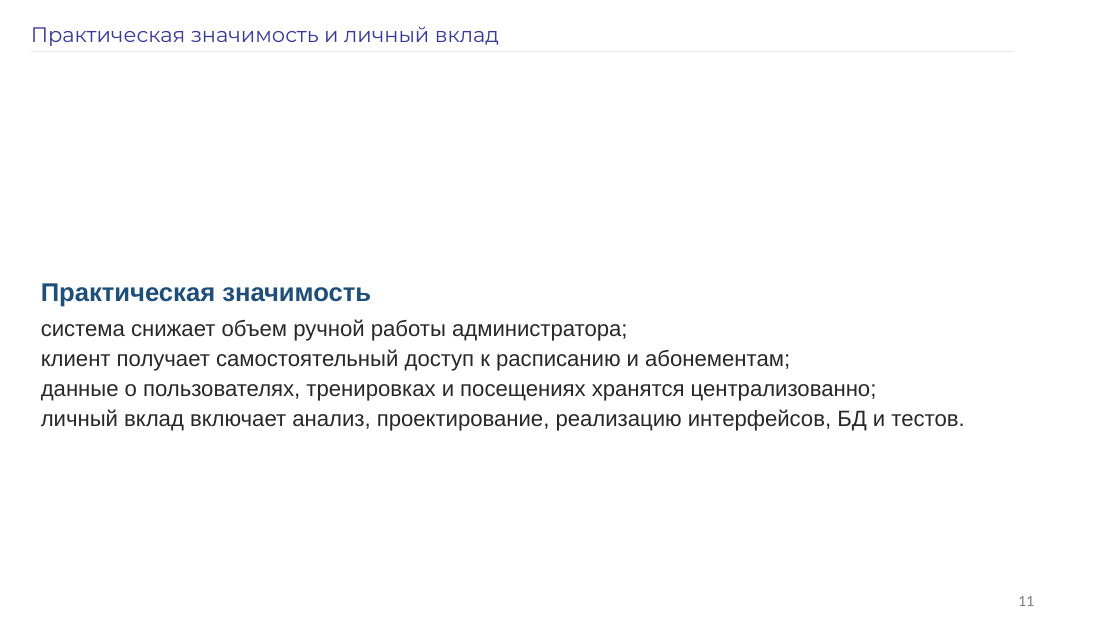
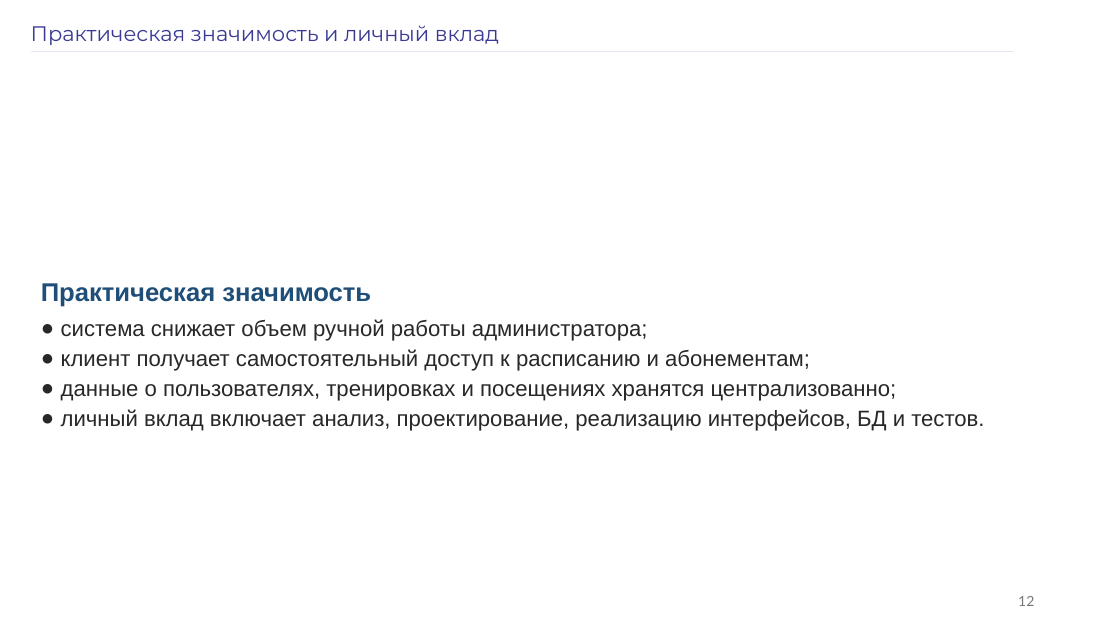
Before and after one commit to 9onin/fitness_gym_app, a slide deck: slide 12 of docs/Черников_Никита_презентация_ВКР_по_шаблону.pptx (slide 11 before the commit). Drawn at 1120x630 pixels with LibreOffice and Linux fonts; fonts in the diff are those of the drawing. Boxes give left, top, right and bottom in pixels: in the first picture for what was removed or moved away, otherwise in the second. Text is boxed around its words. In the diff, an @@ line names an element or a change of style, - is before the commit and + after.

```diff
--- a/docs/Черников_Никита_презентация_ВКР_по_шаблону.pptx
+++ b/docs/Черников_Никита_презентация_ВКР_по_шаблону.pptx
@@ text at (61,319,984,431): bullet none to ● @@
@@ page number at (1018,596,1034,606): text changed @@
-11
+12
```
Also in this commit, not shown: 11 other slides changed, 1 slide added, 13 other files.
